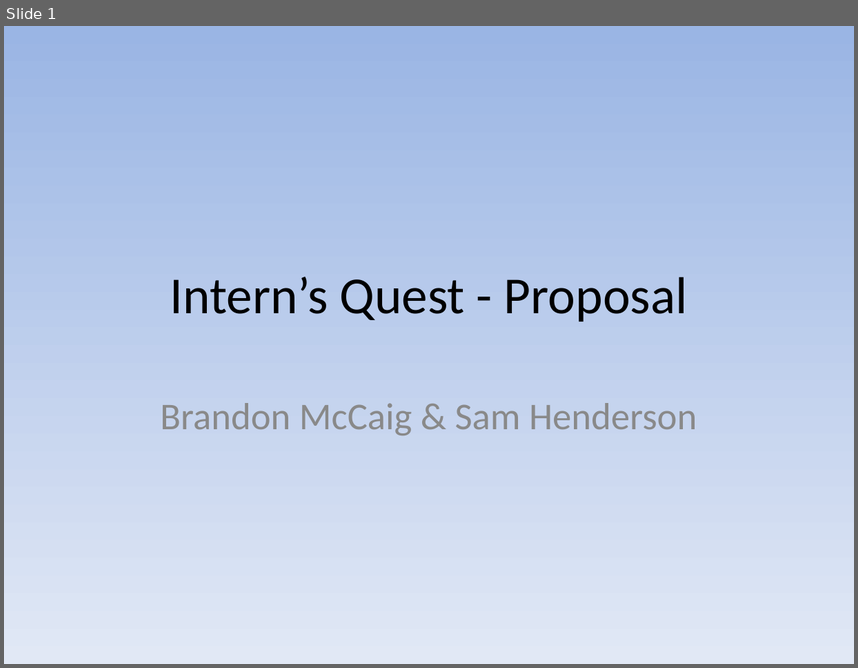
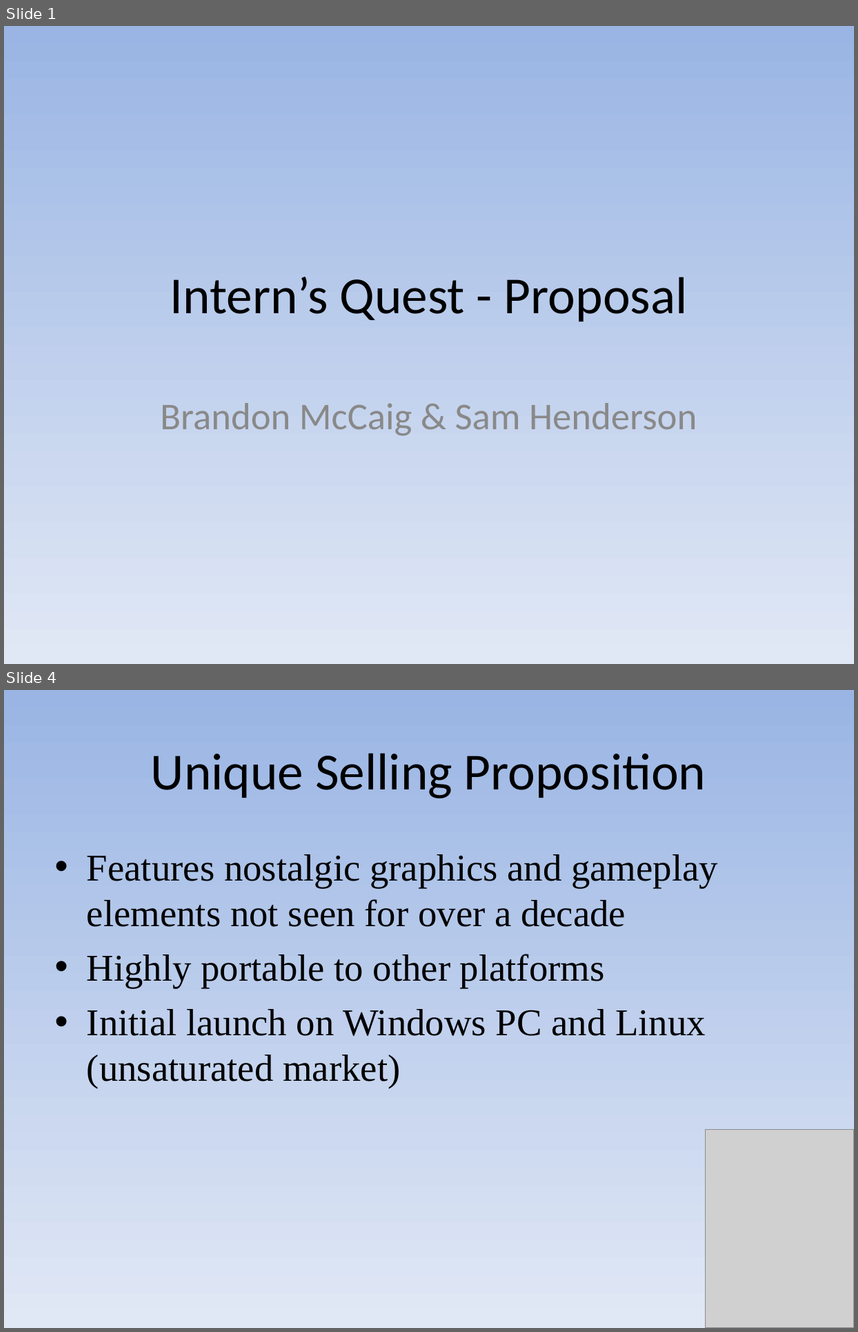
Before and after one commit to bambams/intern-quest-old, a slide deck: docs/proposal_show.pps. Shown one above the other, each under a label of ours: slide 1 before the commit, slides 1 and 4 after it; the slides between them are not shown. The pictures are 858x668 and 858x1332 pixels, drawn with LibreOffice and Linux fonts; fonts in the diff are those of the drawing; grey boxes stand for pictures. Boxes give left, top, right and bottom in pixels: in the first picture for what was removed or moved away, otherwise in the second. Text is boxed around its words. In the diff, an @@ line names an element or a change of style, - is before the commit and + after.

Commit message:
Finished my half of the proposal slide show.  Made some revisions to the Proposal document (Gameplay section in particular)

```diff
--- a/docs/proposal_show.pps
+++ b/docs/proposal_show.pps
@@ slide 4 added at [4, 690, 854, 1328], background gradient #9AB5E4 to #E1E8F5 @@
@@ title added at [151, 753, 706, 798], 44 pt, text #000000 @@
+Unique Selling Proposition
@@ text added at [87, 854, 718, 1088], 32 pt, text #000000 @@
+• Features nostalgic graphics and gameplay elements not seen for over a decade
+• Highly portable to other platforms
+• Initial launch on Windows PC and Linux (unsaturated market)
@@ picture added at [705, 1129, 854, 1328] @@
```
Also in this commit, not shown: 2 slides changed, 2 other slides added, 1 other file.
